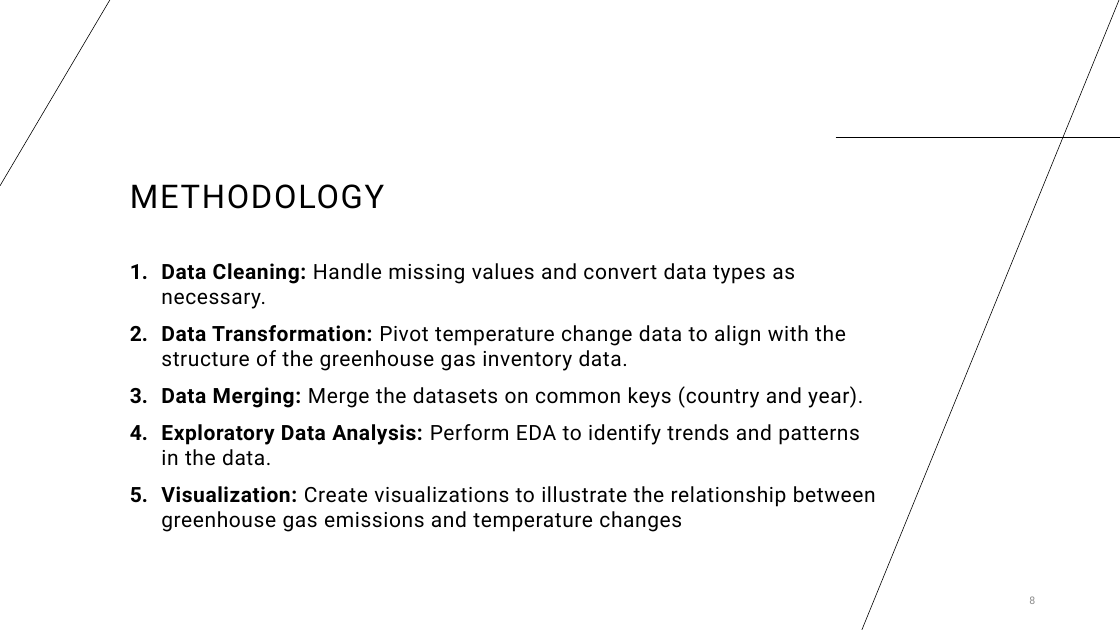
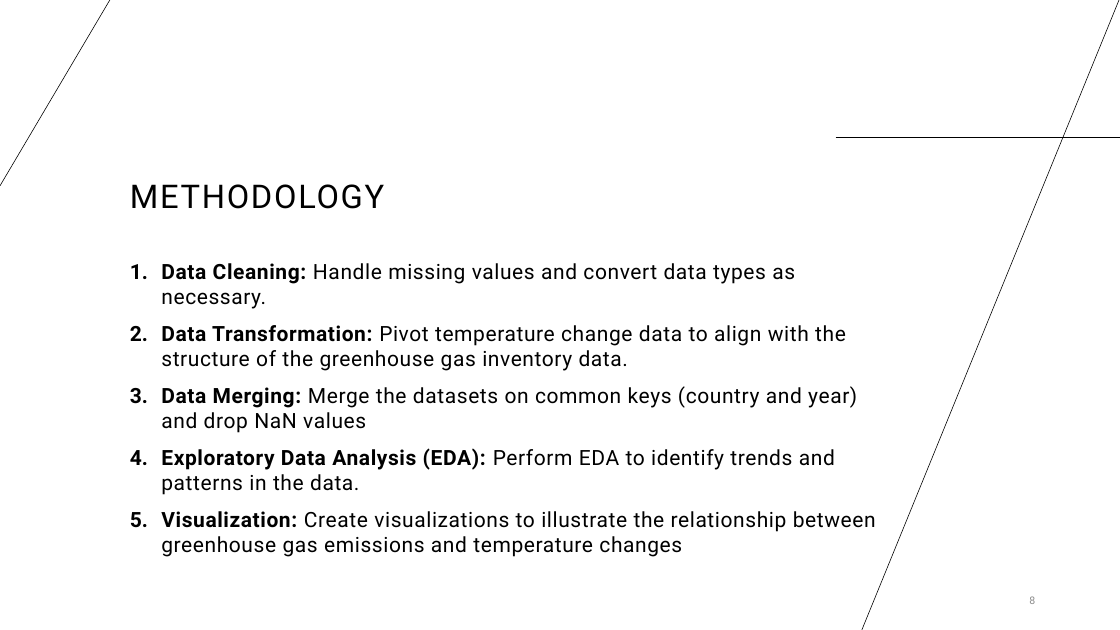
Before and after one commit to LaserLon/EDA, a slide deck: slide 8 of Chelsey/Group_1_EDA_Presentation.pptx. Drawn at 1120x630 pixels with LibreOffice and Linux fonts; fonts in the diff are those of the drawing. Boxes give left, top, right and bottom in pixels: in the first picture for what was removed or moved away, otherwise in the second. Text is boxed around its words. In the diff, an @@ line names an element or a change of style, - is before the commit and + after.

```diff
--- a/Chelsey/Group_1_EDA_Presentation.pptx
+++ b/Chelsey/Group_1_EDA_Presentation.pptx
@@ text at bbox=[161, 386, 857, 495]: text changed @@
-3. Data Merging: Merge the datasets on common keys (country and year).
-4. Exploratory Data Analysis: Perform EDA to identify trends and patterns in the data.
+3. Data Merging: Merge the datasets on common keys (country and year) and drop NaN values
+4. Exploratory Data Analysis (EDA): Perform EDA to identify trends and patterns in the data.
```
Also in this commit, not shown: 5 other slides changed, 1 other file.
